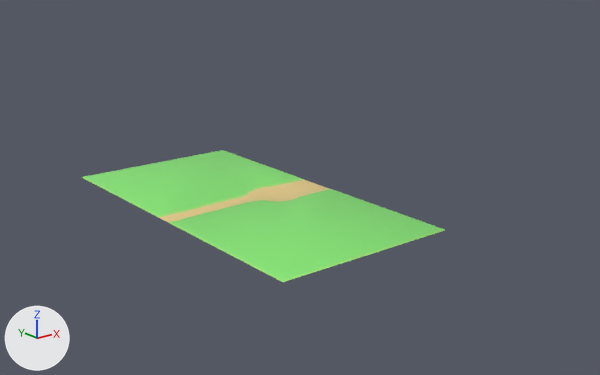
One commit to the Blender file TresFabulasGeniales/Assets/Modelos/entorno/segundaHistoria/primera_escena.blend: the scene before it, then after it.
Before and after are seen from a camera (50 mm lens) standing at (-629.0, -1056.0, 381.0) and looking at (206.0, -12.0, -37.0). Every picture has the same lights, and +X, +Y and +Z are marked at lower left.
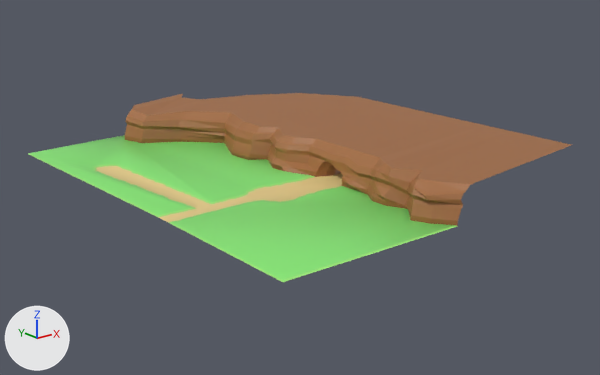
Where the change shows, as pixel boxes [x1, y1, x2, y2] in the pictures (600 x 375 px):
'Plane', reshaped (49% wider, 43% taller)
    before: [82, 150, 445, 282]
    after: [28, 93, 571, 282]
part 1 of me_plane, built on
    before: [82, 150, 445, 242]
    after: [28, 93, 571, 242]

What changed in the scene script:
```text
Add mat_material:
    mat_material = principled_material('Material')
    mat_material.base_color = (0.367, 0.145, 0.0467)  # brown #a36a3d
Change me_plane:
    used by ob_plane; location = (0.0, 0.0, 0.0); scale = (-106.0, 157.0, 91.7)
    remove me_plane.from_pydata(...)  # 118 vertices, 62 faces; spans x -1.55..1.0, y -2.36..1.0, z -0.01..0.02
    add me_plane.from_pydata(...)  # 573 vertices, 409 faces; spans x -4.74..1.12, y -2.36..2.67, z -0.03..0.6
    me_plane part 1: 12 vertices moved from x -1.53..1.0, y -2.35..1.0, z 0.0..0.02 to x -1.76..1.12, y -2.35..2.32, z 0.0..0.02; 4 vertices removed from x -1.55, y -2.36..1.0, z 0.0; 459 vertices added at x -4.74..0.71, y -2.36..2.67, z -0.03..0.6
    me_plane part 2: the surface is now shaded flat
    add me_plane.materials.append(mat_material)  # brown #a36a3d
```
